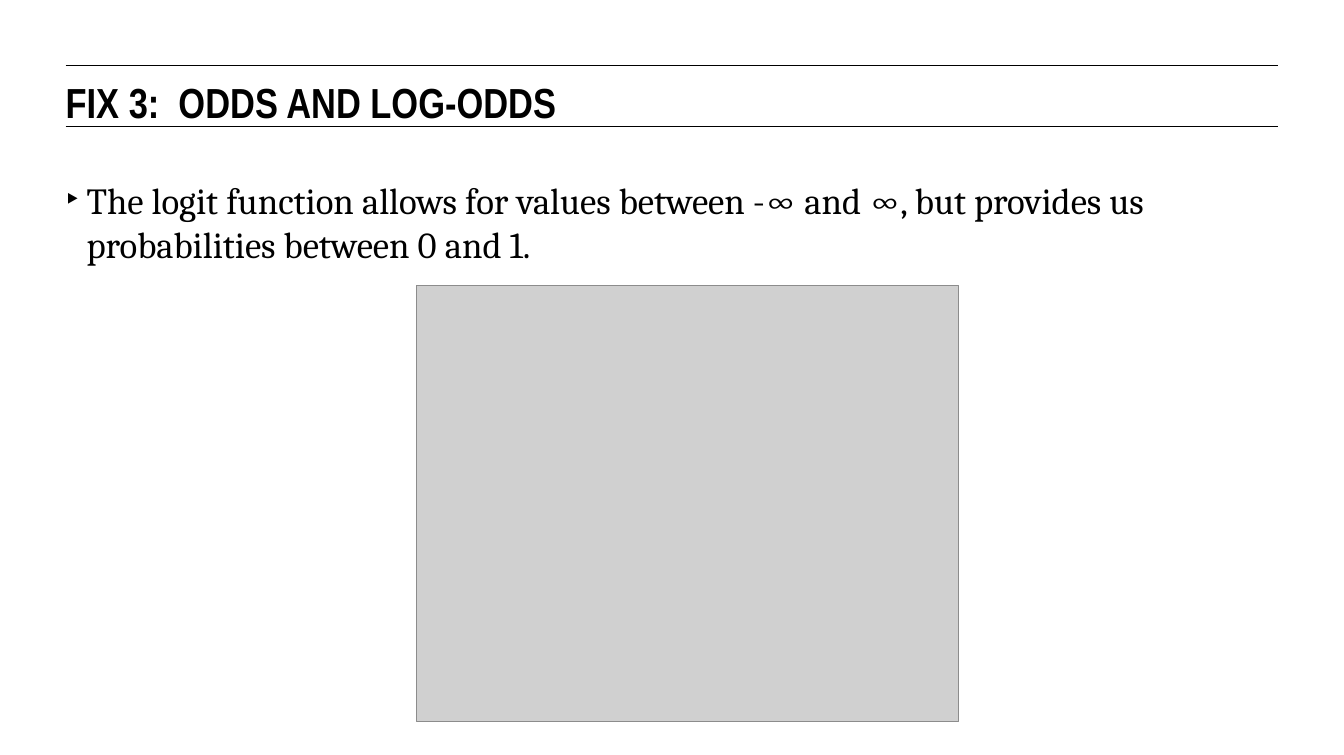
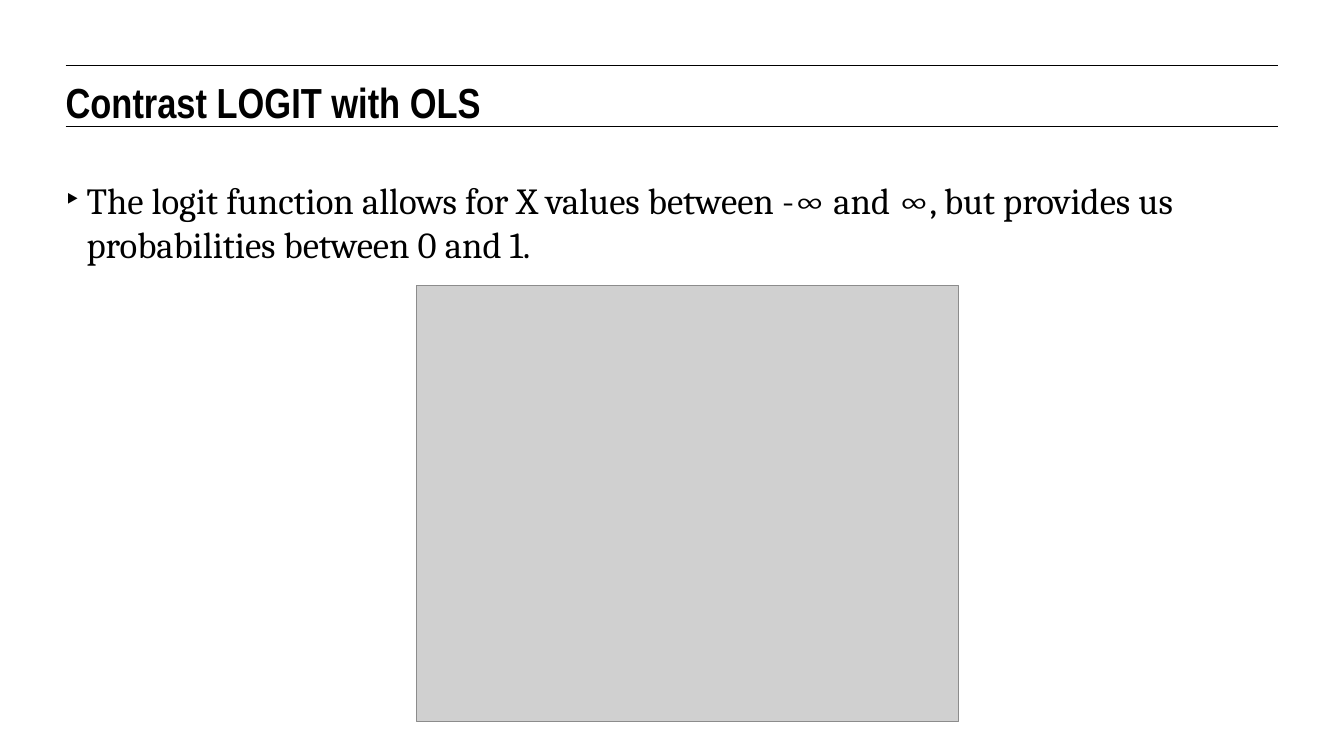
Before and after one commit to matanefron/data-sets, a slide deck: slide 17 of lessons/lesson-9/09-intro-to-logistic-regression.pptx (slide 25 before the commit). Drawn at 1344x755 pixels with LibreOffice and Linux fonts; fonts in the diff are those of the drawing; grey boxes stand for pictures. Boxes give left, top, right and bottom in pixels: in the first picture for what was removed or moved away, otherwise in the second. Text is boxed around its words. In the diff, an @@ line names an element or a change of style, - is before the commit and + after.

```diff
--- a/lessons/lesson-9/09-intro-to-logistic-regression.pptx
+++ b/lessons/lesson-9/09-intro-to-logistic-regression.pptx
@@ text at bbox=[66, 87, 481, 119]: text changed @@
-FIX 3: ODDS AND LOG-ODDS
+Contrast LOGIT with OLS
@@ text at bbox=[87, 188, 1172, 266]: text changed @@
-‣ The logit function allows for values between -∞ and ∞, but provides us probabilities between 0 and 1.
+‣ The logit function allows for X values between -∞ and ∞, but provides us probabilities between 0 and 1.
```
Also in this commit, not shown: 46 other slides changed, 8 slides added, 21 slides removed, 9 other files.
